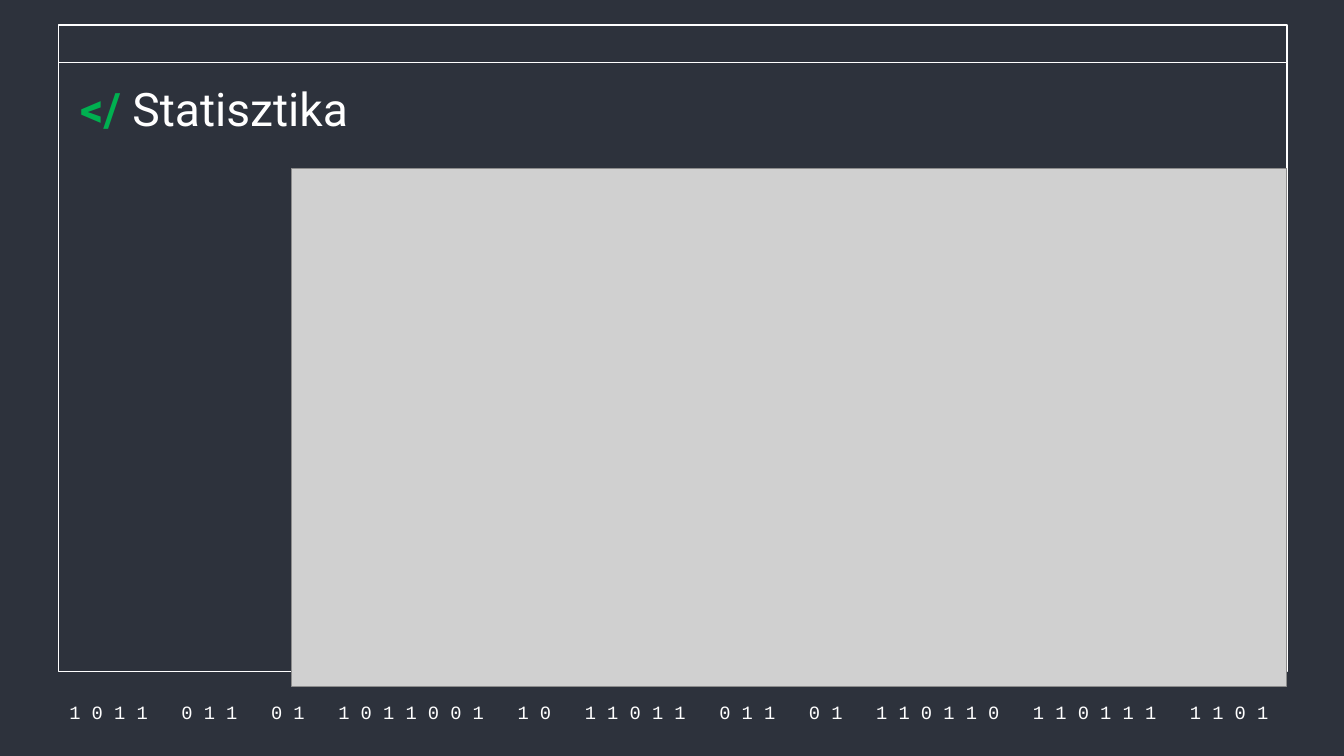
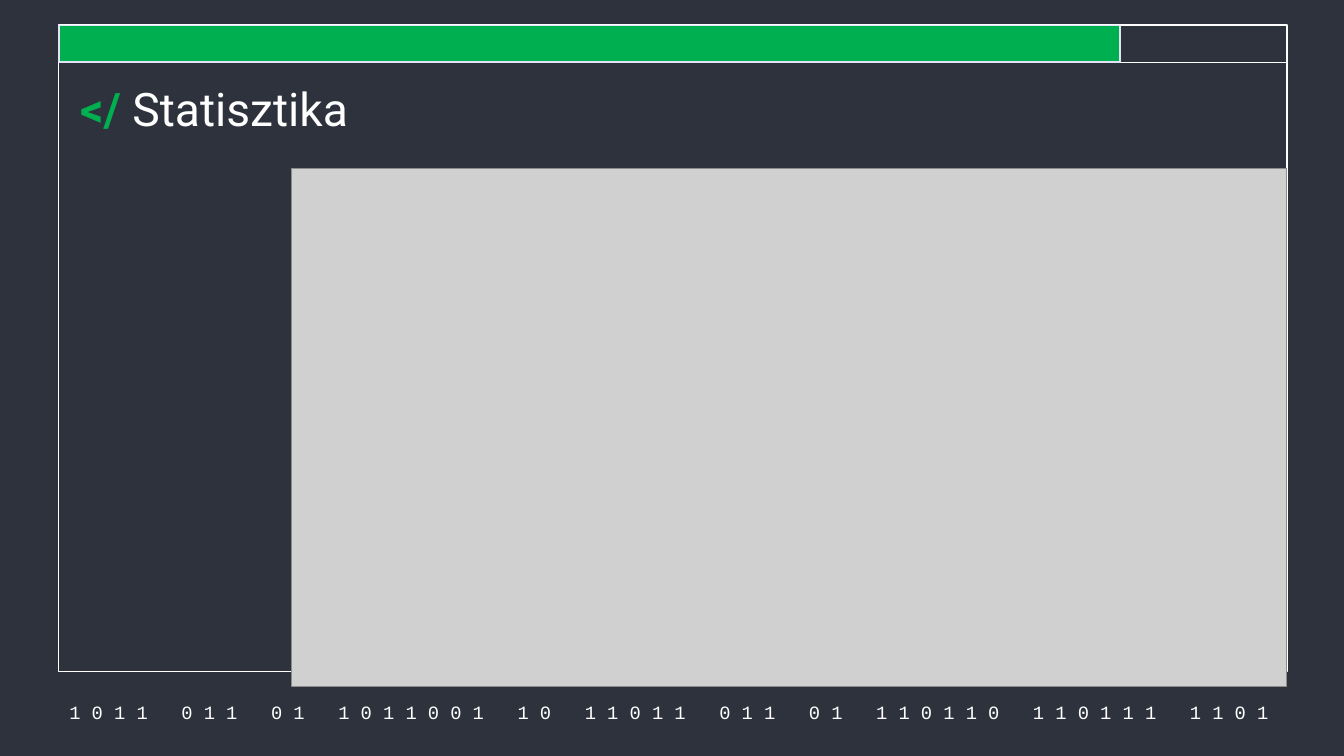
Before and after one commit to Acsilaa/dusza2024-25, a slide deck: slide 19 of Hell yeah ppt.pptx. Drawn at 1344x756 pixels with LibreOffice and Linux fonts; fonts in the diff are those of the drawing; grey boxes stand for pictures. Boxes give left, top, right and bottom in pixels: in the first picture for what was removed or moved away, otherwise in the second. Text is boxed around its words. In the diff, an @@ line names an element or a change of style, - is before the commit and + after.

```diff
--- a/Hell yeah ppt.pptx
+++ b/Hell yeah ppt.pptx
@@ rectangle added at [58,25,1120,62], fill #00B050, outline #E2E4F6 1 pt @@
```
Also in this commit, not shown: 11 other slides changed.
